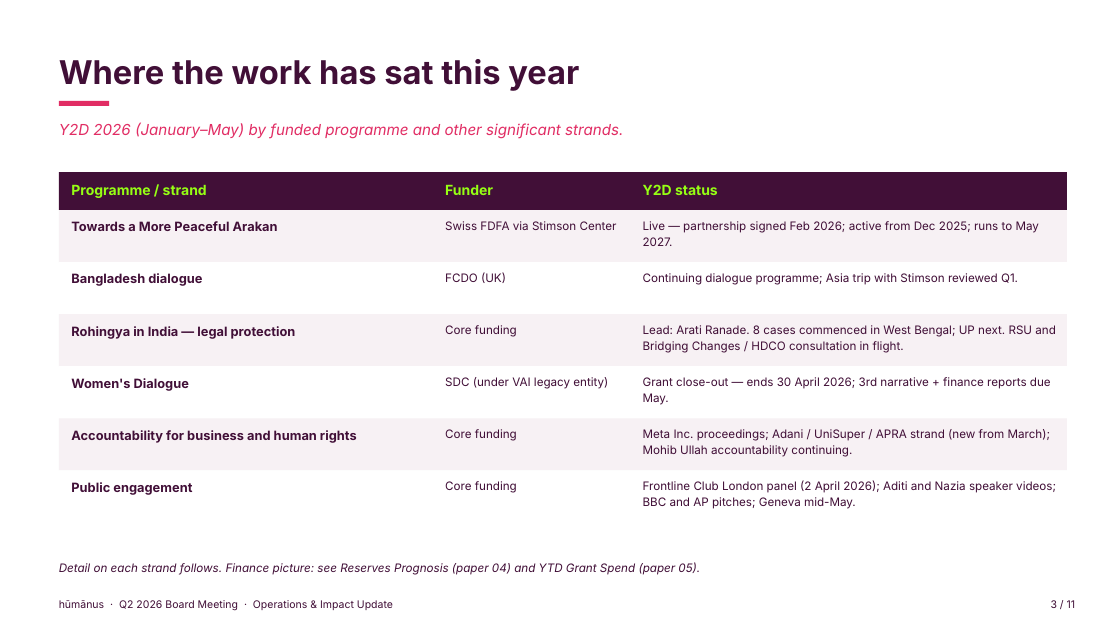
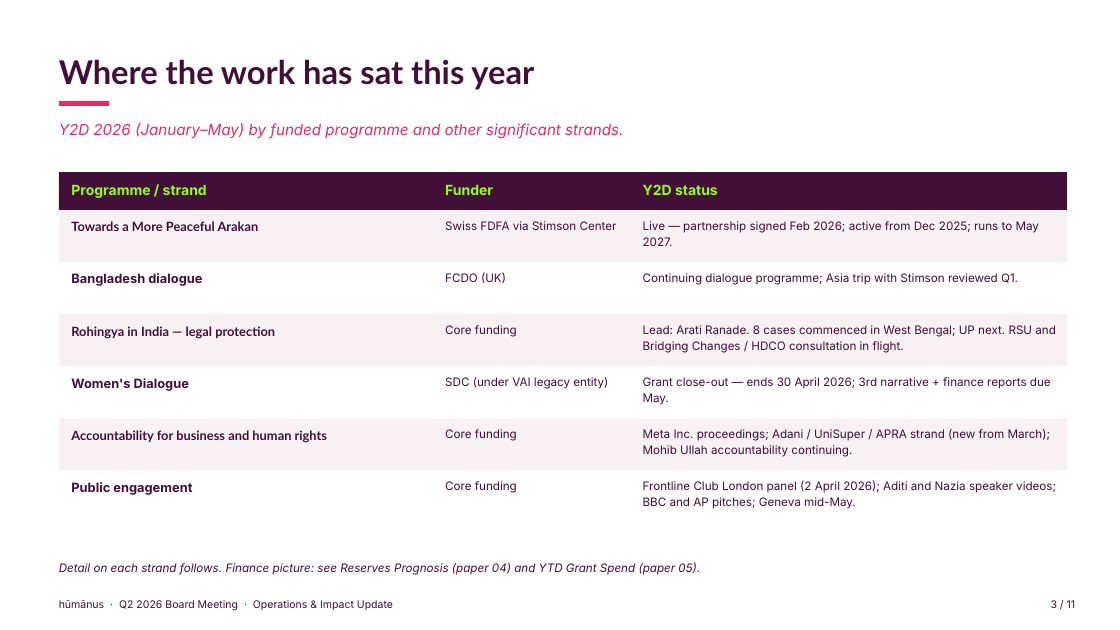
Before and after one commit to evafrances04/humanusGovernance, a slide deck: slide 3 of 2026/Q2/08-ED-Operations-Impact-Y2D.pptx. Drawn at 1120x630 pixels with LibreOffice and Linux fonts; fonts in the diff are those of the drawing. Boxes give left, top, right and bottom in pixels: in the first picture for what was removed or moved away, otherwise in the second. Text is boxed around its words. In the diff, an @@ line names an element or a change of style, - is before the commit and + after.

Commit message:
Brand polish pass on Q2 2026 ED Operations and Impact deck
- Replace cover and close text wordmarks with humanus Bold logo image
  (locks the brand mark regardless of installed fonts).
- Apply Fagun for headings (Bold for H2 slide titles, Medium tracked
  small-caps for section sub-heads, Black for cover/close hero).
- Keep Inter for body and tables - still the safe rendering choice
  for board members who do not have Fagun installed.
- Restyle cover meta line to Bold lime (Touch reserved for sparing
  emphasis per guidelines).
- Add PDF export so typography locks for board distribution.

```diff
--- a/2026/Q2/08-ED-Operations-Impact-Y2D.pptx
+++ b/2026/Q2/08-ED-Operations-Impact-Y2D.pptx
@@ font Inter to Lato in 4 elements at (59, 59, 534, 90), (71, 221, 259, 231), (71, 326, 275, 338), (71, 430, 327, 442) @@
```
Also in this commit, not shown: 10 other slides changed, 2 other files.
